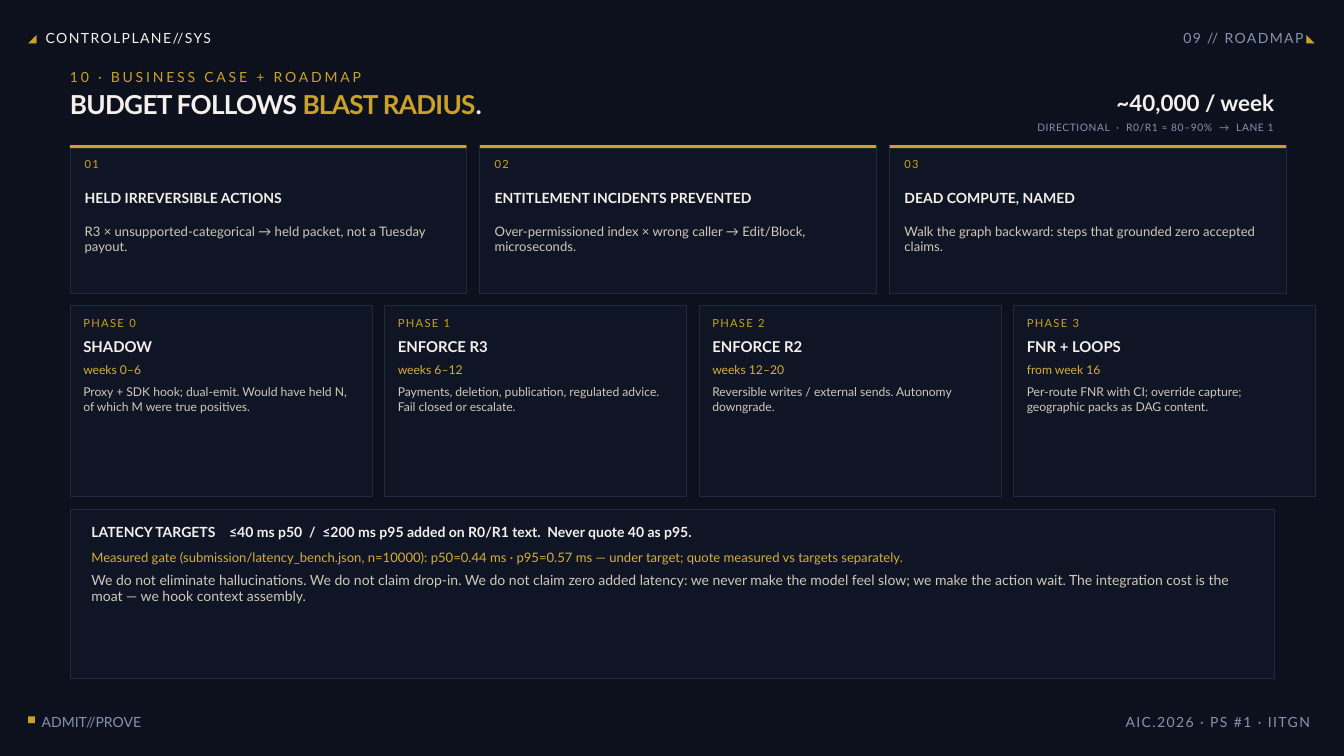
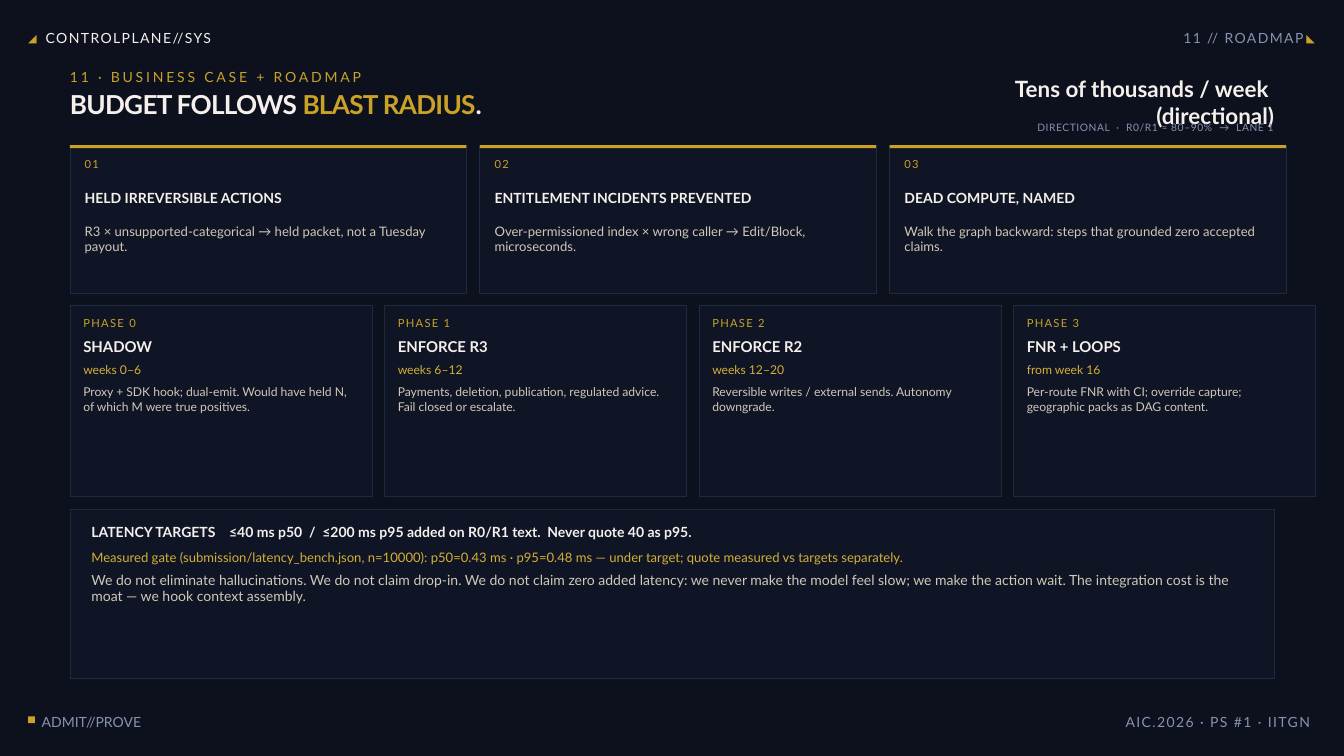
Before and after one commit to Srujan0798/controlplane-ai, a slide deck: slide 11 of submission/ControlPlane_Round2_Pitch.pptx. Drawn at 1344x756 pixels with LibreOffice and Linux fonts; fonts in the diff are those of the drawing. Boxes give left, top, right and bottom in pixels: in the first picture for what was removed or moved away, otherwise in the second. Text is boxed around its words. In the diff, an @@ line names an element or a change of style, - is before the commit and + after.

```diff
--- a/submission/ControlPlane_Round2_Pitch.pptx
+++ b/submission/ControlPlane_Round2_Pitch.pptx
@@ text at [1183,33,1201,43]: text changed @@
-09 // ROADMAP
+11 // ROADMAP
@@ text at [70,72,361,82]: text changed @@
-10 · BUSINESS CASE + ROADMAP
+11 · BUSINESS CASE + ROADMAP
@@ text at [1015,80,1274,129]: text changed @@
-~40,000 / week
+Tens of thousands / week (directional)
@@ text at [91,552,903,565]: text changed @@
-Measured gate (submission/latency_bench.json, n=10000): p50=0.44 ms · p95=0.57 ms — under target; quote measured vs targets separately.
+Measured gate (submission/latency_bench.json, n=10000): p50=0.43 ms · p95=0.48 ms — under target; quote measured vs targets separately.
```
Also in this commit, not shown: 5 other slides changed, 1 slide added, 12 other files.
